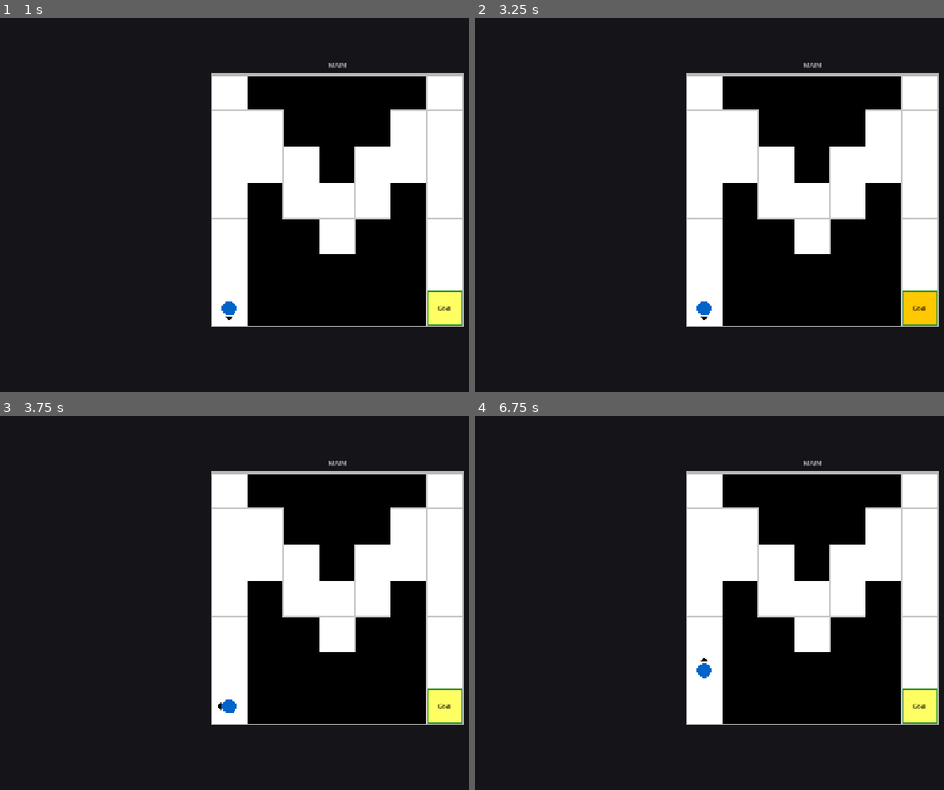
Above: before the commit, frames 1-4 (two rows, left to right).
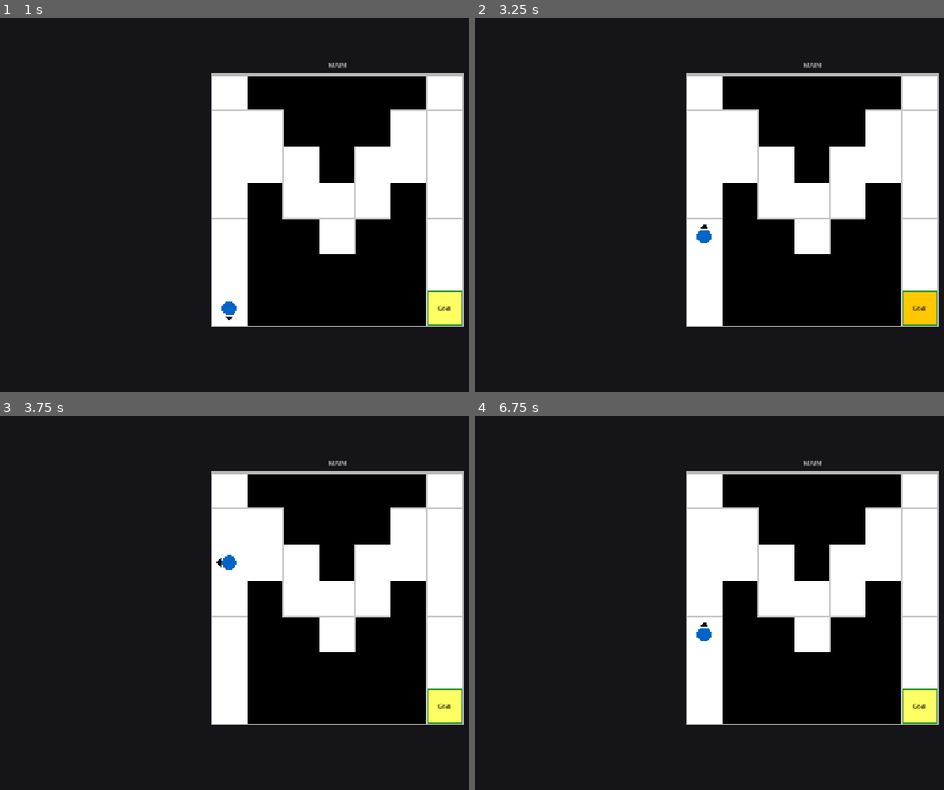
Above: after the commit, the same moments.

Repository: Periodev/DIV
Game: Godot game, scene res://scenes/main.tscn
Two runs of this game, one before a commit and one after it. Both use one fixed random seed, a clock stepped at 60 frames per second and the inputs below.
Inputs:
- Up to frame 1 (1 s): tap Enter at 0.5 s; hold D from 0.53 s (still down); tap R at 0.6 s; tap Space at 0.77 s
- Up to frame 2 (3.25 s): release D at 1.28 s; hold S 1.28-2.03 s; tap R at 1.35, 2.3, 3.05 s; tap Space at 1.52, 2, 3.02 s; hold D 2.03-2.78 s; tap Z at 2.1 s; hold W from 2.78 s (still down); tap C at 2.85 s
- Up to frame 3 (3.75 s): release W at 3.53 s; hold A from 3.53 s (still down); tap V at 3.6 s
- Up to frame 4 (6.75 s): tap Space at 3.77, 4.52, 6.02, 6.5 s; tap R every 0.75 s from 3.8 to 6.05 s; tap F at 4.35 s; tap Enter at 5 s; release A at 5.03 s; hold S 5.03-5.78 s; tap X at 5.1 s; hold D 5.78-6.53 s; tap Tab at 5.85 s; hold W from 6.53 s (still down); tap M at 6.6 s

Frame 1 is identical in both runs. In frame 2, 0.2% of the frame differs, in the area x 47-51%, y 55-81%; in frame 3, 0.2%, in the area x 46-51%, y 37-80%; in frame 4, 0.2%.

Commit message:
fix(GameScene): held-key continuous movement matching Python behaviour
Python game_window.py uses on_update() + held_keys set + move_cooldown so
that holding WASD/arrows gives smooth continuous movement.  Godot's _input()
only fires once per keypress, making movement feel sluggish.

Move WASD/arrow handling out of _input() into _process():
- _get_held_direction() polls Input.is_key_pressed() each frame
- MOVE_REPEAT_DELAY = 0.10 s (~6 frames @ 60 fps, matches Python MOVE_DELAY)
- _move_cooldown reset on _start_level() to avoid cross-level carry-over

Co-Authored-By: Claude Sonnet 4.6 <noreply@anthropic.com>

Diff:
--- a/godot/scripts/GameScene.gd
+++ b/godot/scripts/GameScene.gd
@@ -34,6 +34,10 @@
 # Merge preview toggle
 var merge_preview_active: bool = false
 var peek_floor_active: bool = false
+
+# Held-key movement (mirrors Python game_window.py on_update + move_cooldown)
+const MOVE_REPEAT_DELAY := 0.10  # seconds between repeats (~6 frames @ 60 fps)
+var _move_cooldown: float = 0.0
 
 
 # ---------------------------------------------------------------------------
@@ -86,6 +90,7 @@
 	_set_peek_floor_mode(false)
 	slide_progress        = 0.0
 	slide_active          = false
+	_move_cooldown        = 0.0
 
 	_apply_frame_spec()
 	_update_ui()
@@ -117,6 +122,17 @@
 			not controller.falling_boxes.is_empty() or
 			controller.failed_action_pos != Vector2i(-1, -1)):
 		needs_redraw = true
+
+	# Held-key movement — mirrors Python game_window.py on_update + move_cooldown.
+	# Movement keys are NOT handled in _input(); they are polled here every frame
+	# so that holding a direction gives smooth continuous movement.
+	if controller != null and not controller.collapsed and not controller.victory:
+		_move_cooldown -= delta
+		if _move_cooldown <= 0.0:
+			var dir := _get_held_direction()
+			if dir != Vector2i(0, 0):
+				controller.handle_move(dir)
+				_move_cooldown = MOVE_REPEAT_DELAY
 
 	if needs_redraw:
 		_apply_frame_spec()
@@ -165,14 +181,7 @@
 		return
 
 	match key:
-		KEY_W, KEY_UP:
-			controller.handle_move(Vector2i(0, -1))
-		KEY_S, KEY_DOWN:
-			controller.handle_move(Vector2i(0, 1))
-		KEY_A, KEY_LEFT:
-			controller.handle_move(Vector2i(-1, 0))
-		KEY_D, KEY_RIGHT:
-			controller.handle_move(Vector2i(1, 0))
+		# Movement keys are polled in _process() for held-key repeat — not here.
 
 		KEY_V:
 			if controller.has_branched:
@@ -228,6 +237,19 @@
 	slide_direction = 1 if controller.current_focus == 1 else -1
 	slide_progress  = 0.0
 	slide_active    = true
+
+
+# Returns the movement direction currently held by the player, or (0,0) if none.
+func _get_held_direction() -> Vector2i:
+	if Input.is_key_pressed(KEY_W) or Input.is_key_pressed(KEY_UP):
+		return Vector2i(0, -1)
+	if Input.is_key_pressed(KEY_S) or Input.is_key_pressed(KEY_DOWN):
+		return Vector2i(0, 1)
+	if Input.is_key_pressed(KEY_A) or Input.is_key_pressed(KEY_LEFT):
+		return Vector2i(-1, 0)
+	if Input.is_key_pressed(KEY_D) or Input.is_key_pressed(KEY_RIGHT):
+		return Vector2i(1, 0)
+	return Vector2i(0, 0)
 
 
 # ---------------------------------------------------------------------------
